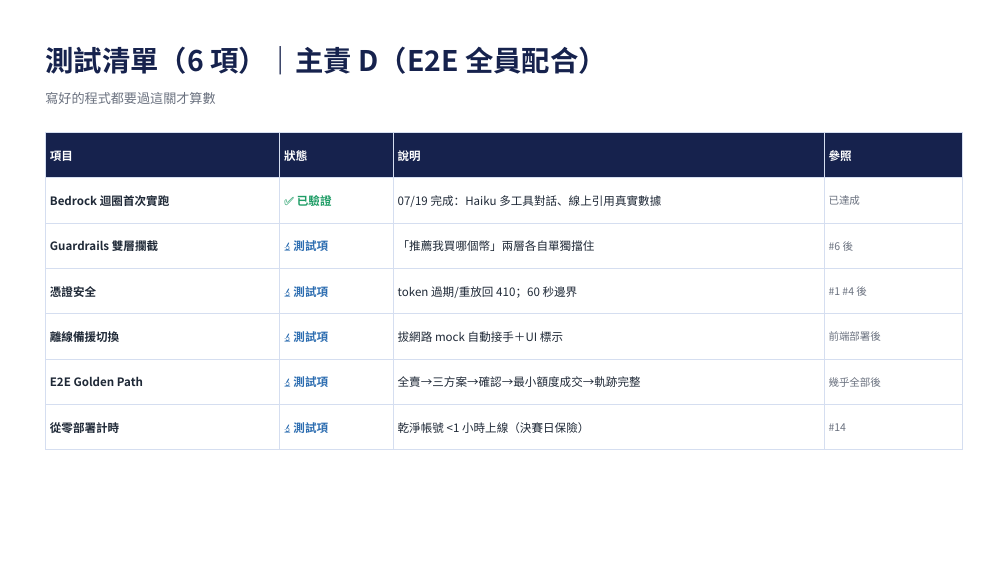
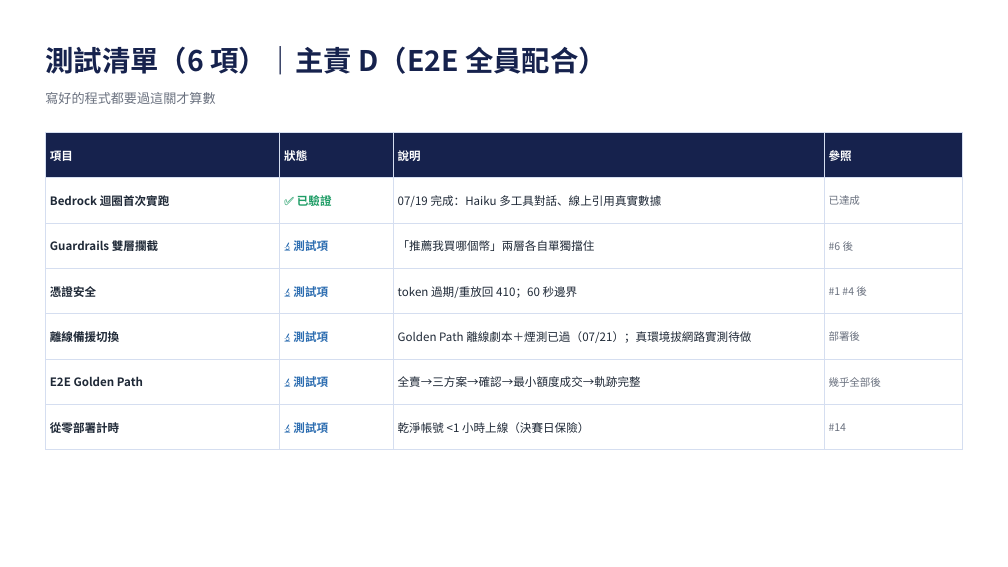
Before and after one commit to giont565/MaiMate, a slide deck: slide 6 of docs/MaiMate_開發手冊.pptx. Drawn at 1008x567 pixels with LibreOffice and Linux fonts; fonts in the diff are those of the drawing. Boxes give left, top, right and bottom in pixels: in the first picture for what was removed or moved away, otherwise in the second. Text is boxed around its words. In the diff, an @@ line names an element or a change of style, - is before the commit and + after.

```diff
--- a/docs/MaiMate_開發手冊.pptx
+++ b/docs/MaiMate_開發手冊.pptx
@@ table at <box>45,132,963,437</box> @@
-row 5, column 3: 拔網路 mock 自動接手＋UI 標示
+row 5, column 3: Golden Path 離線劇本＋煙測已過（07/21）；真環境拔網路實測待做
-row 5, column 4: 前端部署後
+row 5, column 4: 部署後
```
Also in this commit, not shown: 2 other slides changed, 1 other file.
